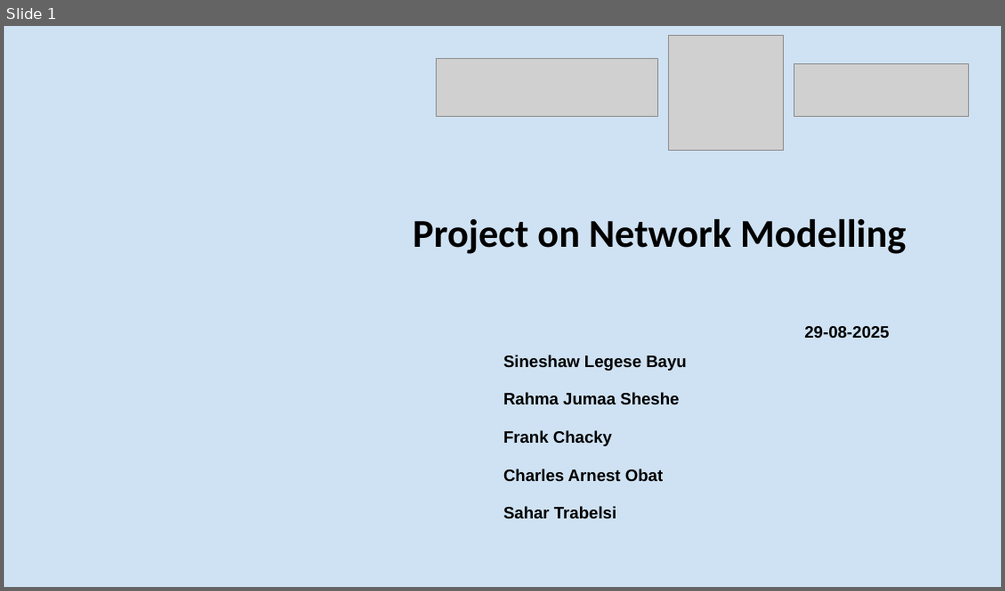
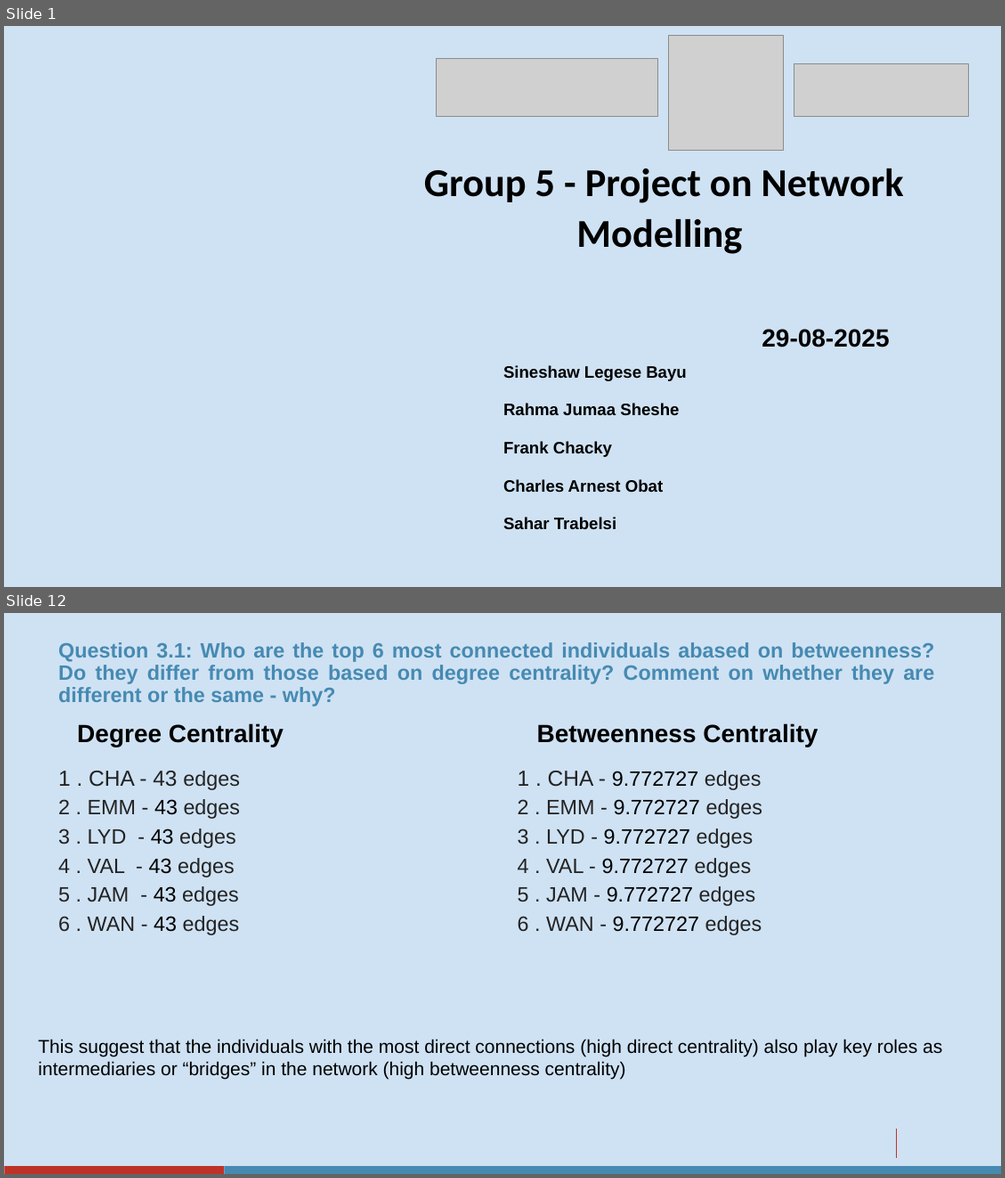
Before and after one commit to sineshawl/Malaria_Training_Network_Modelling, a slide deck: Mathematical Modelling Project - Group 5.pptx. Shown one above the other, each under a label of ours: slide 1 before the commit, slides 1 and 12 after it; the slides between them are not shown. The pictures are 1005x591 and 1005x1178 pixels, drawn with LibreOffice and Linux fonts; fonts in the diff are those of the drawing; grey boxes stand for pictures. Boxes give left, top, right and bottom in pixels: in the first picture for what was removed or moved away, otherwise in the second. Text is boxed around its words. In the diff, an @@ line names an element or a change of style, - is before the commit and + after.

```diff
--- a/Mathematical Modelling Project - Group 5.pptx
+++ b/Mathematical Modelling Project - Group 5.pptx
@@ slide 12 added at (x1=4, y1=613, x2=1001, y2=1174), background #CFE2F3 @@
@@ title added at (x1=58, y1=642, x2=934, y2=706), 20 pt, text #468AB2, bold @@
+Question 3.1: Who are the top 6 most connected individuals abased on betweenness? Do they differ from those based on degree centrality? Comment on whether they are different or the same - why?
@@ text added at (x1=77, y1=723, x2=283, y2=747), 24 pt, text #000000, bold @@
+Degree Centrality
@@ text added at (x1=537, y1=723, x2=817, y2=747), 24 pt, text #000000, bold @@
+Betweenness Centrality
@@ text added at (x1=58, y1=771, x2=241, y2=935), 20 pt, text #222222 @@
+1 . CHA - 43 edges
+2 . EMM - 43 edges
+3 . LYD - 43 edges
+4 . VAL - 43 edges
+5 . JAM - 43 edges
+6 . WAN - 43 edges
@@ text added at (x1=518, y1=771, x2=763, y2=935), 20 pt, text #222222 @@
+1 . CHA - 9.772727 edges
+2 . EMM - 9.772727 edges
+3 . LYD - 9.772727 edges
+4 . VAL - 9.772727 edges
+5 . JAM - 9.772727 edges
+6 . WAN - 9.772727 edges
@@ text added at (x1=38, y1=1038, x2=942, y2=1078), 18 pt, text #000000 @@
+This suggest that the individuals with the most direct connections (high direct centrality) also play key roles as intermediaries or “bridges” in the network (high betweenness centrality)
@@ line added from (896, 1129) to (896, 1158), #BF3227 0.75 pt @@
@@ rectangle added at (x1=4, y1=1166, x2=224, y2=1174), fill #BF3227 @@
@@ rectangle added at (x1=224, y1=1166, x2=1001, y2=1174), fill #468AB2 @@
@@ slide 1 changed as well @@
@@ text at (x1=424, y1=168, x2=904, y2=254): text changed @@
-Project on Network Modelling
+Group 5 - Project on Network Modelling
@@ text at (x1=761, y1=329, x2=889, y2=347): size 16 to 24 pt in "29-08-2025" @@
```
Also in this commit, not shown: 2 other slides changed, 13 other slides added, 5 slides removed, 7 other files.
